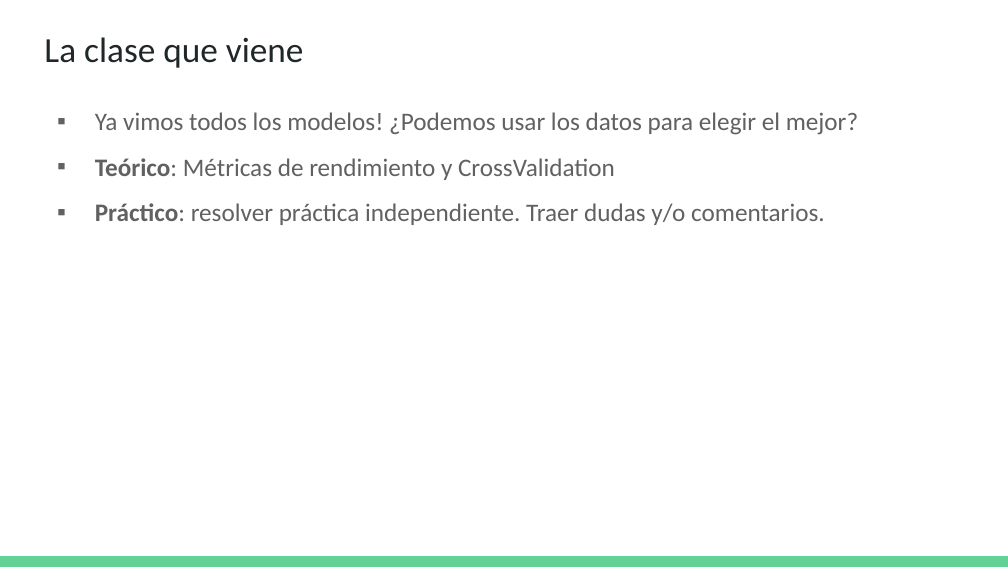
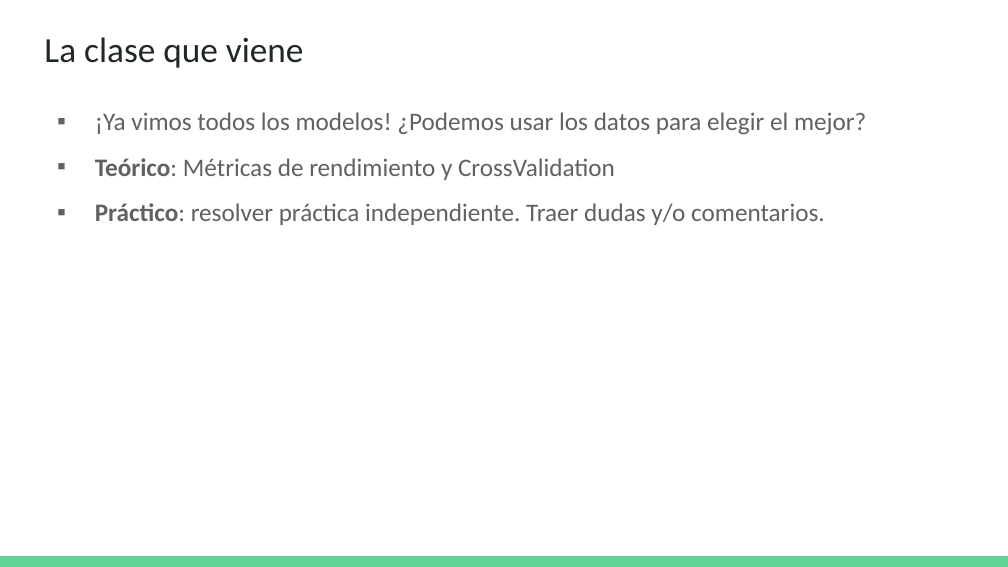
Before and after one commit to DCSCyHD/2023_modulo_3, a slide deck: slide 16 of clase5/teorica_5.pptx (slide 23 before the commit). Drawn at 1008x567 pixels with LibreOffice and Linux fonts; fonts in the diff are those of the drawing. Boxes give left, top, right and bottom in pixels: in the first picture for what was removed or moved away, otherwise in the second. Text is boxed around its words. In the diff, an @@ line names an element or a change of style, - is before the commit and + after.

```diff
--- a/clase5/teorica_5.pptx
+++ b/clase5/teorica_5.pptx
@@ text at (95,112,866,135): text changed @@
-▪ Ya vimos todos los modelos! ¿Podemos usar los datos para elegir el mejor?
+▪ ¡Ya vimos todos los modelos! ¿Podemos usar los datos para elegir el mejor?
```
Also in this commit, not shown: 6 other slides changed, 9 slides added, 17 slides removed, 6 other files.
